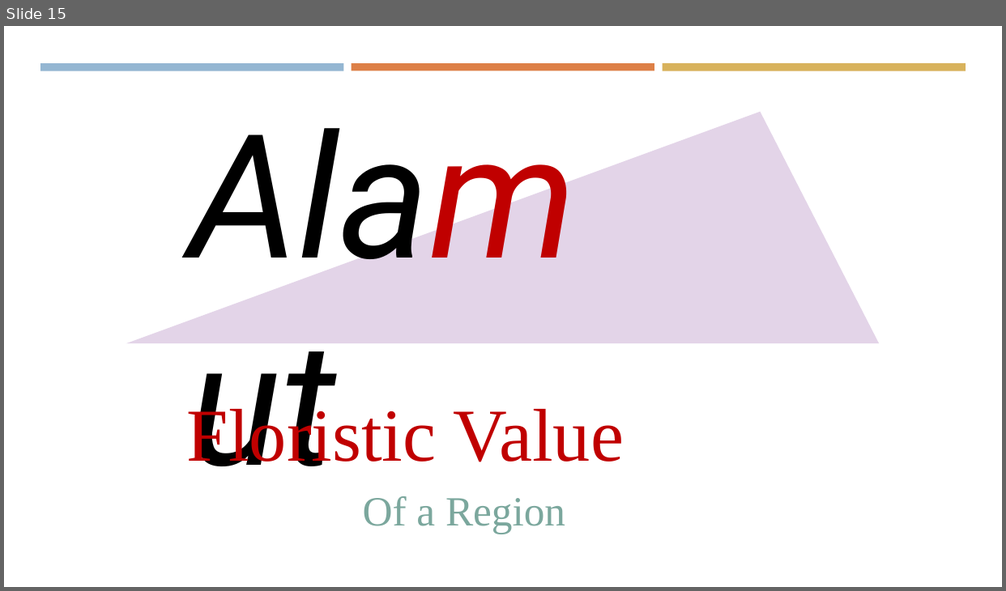
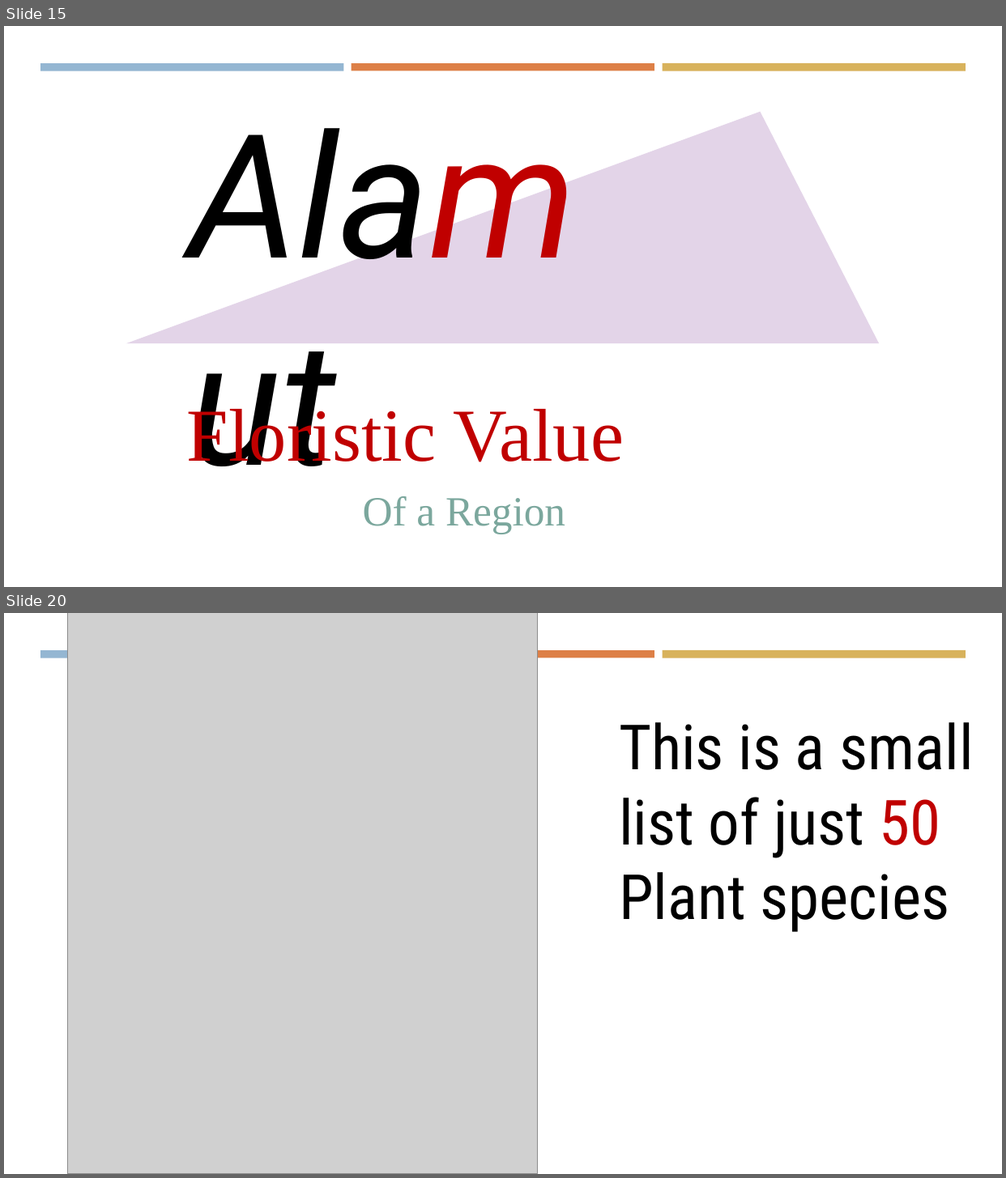
Before and after one commit to msht-ir/Alamutw, a slide deck: AlamutB/.appCatalog/_demo for Alamut - LinkedIn.pptx. Shown one above the other, each under a label of ours: slide 15 before the commit, slides 15 and 20 after it; the slides between them are not shown. The pictures are 1006x591 and 1006x1178 pixels, drawn with LibreOffice and Linux fonts; fonts in the diff are those of the drawing; grey boxes stand for pictures. Boxes give left, top, right and bottom in pixels: in the first picture for what was removed or moved away, otherwise in the second. Text is boxed around its words. In the diff, an @@ line names an element or a change of style, - is before the commit and + after.

```diff
--- a/AlamutB/.appCatalog/_demo for Alamut - LinkedIn.pptx
+++ b/AlamutB/.appCatalog/_demo for Alamut - LinkedIn.pptx
@@ slide 20 added at (4,613,1002,1174), background #FFFFFF; not listed: 3 template elements that a slide beside it also shows @@
@@ picture added at (68,613,537,1174) @@
@@ text added at (619,722,974,932), 60 pt, text #000000 @@
+This is a small list of just 50 Plant species
```
Also in this commit, not shown: 1 slide changed, 3 other slides added, 11 other files.
